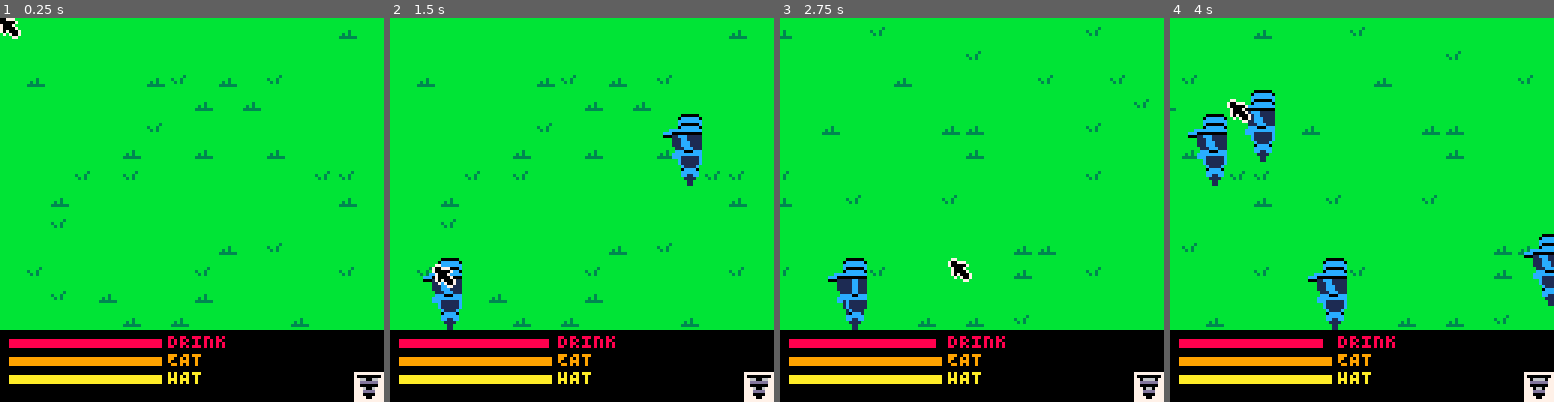
Above: before the commit, frames 1-4 (left to right).
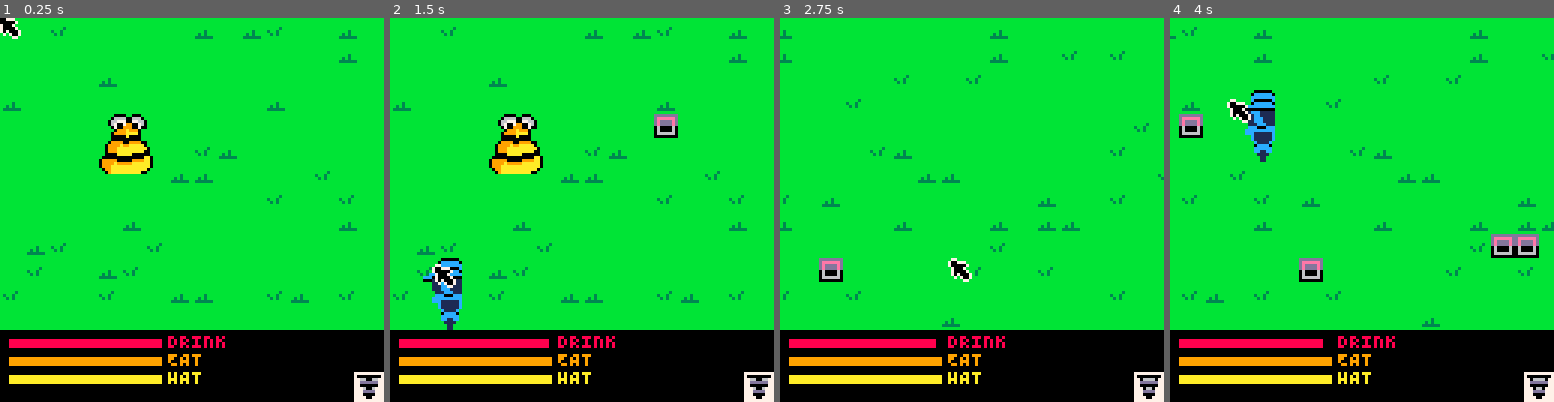
Above: after the commit, the same moments.

Repository: Kiyotoko/the-hive-must-grow
Game: PICO-8 cartridge game.p8
Two runs of this game, one before a commit and one after it. Both use one fixed random seed, a clock stepped at 60 frames per second and the inputs below.
Inputs (mouse positions are in pixels of both pictures, inside the frame that each line leads up to):
- Up to frame 1 (0.25 s): no input
- Up to frame 2 (1.5 s): tap X (X key) at 0.33, 1.07 s; click (670, 121) at 0.67 s; tap O (Z key) at 0.7 s; click (436, 267) at 1.22 s
- Up to frame 3 (2.75 s): hold Right 1.6-2.1 s; tap O (Z key) at 1.7, 2.1, 2.5 s; click (887, 114) at 1.77 s; tap X (X key) at 1.85 s; hold Up 2.15-2.42 s; click (952, 259) at 2.32 s; hold Right from 2.47 s (still down)
- Up to frame 4 (4 s): click (1404, 106) at 2.87 s; tap O (Z key) at 2.9, 3.3, 3.7 s; tap X (X key) at 2.97 s; release Right at 3.03 s; hold Left 3.08-3.58 s; click (1465, 256) at 3.42 s; hold Down 3.63-3.97 s; click (1231, 102) at 3.97 s

The runs differ from the first frame. In frame 1, 3.8% of the frame differs, in the area x 0-93%, y 2-81%; in frame 2, 5.2%; in frame 3, 3.6%; in frame 4, 6.5%, in the area x 0-100%, y 2-82%.

Commit message:
Fix processor

Diff:
--- a/buildings.lua
+++ b/buildings.lua
@@ -73,7 +73,7 @@
             Overlay:set_building(created.pos.x + x, created.pos.y + y, Dummy)
         end
     end
-    Overlay:set_building(created.pos.x, created.pos.y, created)
+    Overlay:set_building(created.pos.x-1, created.pos.y-1, created)
     return created
 end
 
@@ -89,12 +89,12 @@
   },
 }
 Processor.__index = Processor
-Processor.icon.frames:add_all{0, 16}
+Processor.icon.frames:add_all{17, 17}
 
 function Processor.new(vec)
     local created = Building.new(vec)
     setmetatable(created, Processor)
-    Overlay:set_building(created.pos.x, created.pos.y)
+    Overlay:set_building(created.pos.x, created.pos.y, created)
     return created
 end
 
@@ -104,7 +104,7 @@
 
 ---Build options is the list of all possible classes that extend from building that the user can build.
 BuildOptions = List.new()
-BuildOptions:add_all{Drill, Processor, Processor}
+BuildOptions:add_all{Drill, Processor}
 
 SelectedOption = Cycle.new{
     max=BuildOptions:len()
--- a/main.lua
+++ b/main.lua
@@ -22,11 +22,11 @@
     -- if btn(3) then cam.y = cam.y - 1 end
     if SwitchCooldown.val == 0 then
         if btn(4) then
-            SwitchCooldown:inc()
+            SelectedOption:inc()
             SwitchCooldown.val = 1
         end
         if btn(5) then
-            SwitchCooldown:dec()
+            SelectedOption:dec()
             SwitchCooldown.val = 1
         end
     else
@@ -75,9 +75,10 @@
     cls()
 
     -- calculate field of view
-    local fov = Rect.new{ x=Pixel2Tile(Cam.x), w=16, h=13 }
+    local fov = Rect.new{ x=Pixel2Tile(Cam.x)-1, w=18, h=12 }
     Underlay:draw(fov)
     Overlay:draw(fov)
+    Queen:draw()
 
     UI:draw()
     -- draw mouse cursor
--- a/map.lua
+++ b/map.lua
@@ -69,9 +69,10 @@
 Overlay = {}
 
 ---The dummy value is used to block other fields where the player should not be able to build.
-Dummy = Building
+Dummy = { draw = function () end }
 
 function Overlay:set_building(x, y, b)
+    assert(b ~= nil)
     if self[x] == nil then
         self[x] = { [y]=b }
     else
--- a/ui.lua
+++ b/ui.lua
@@ -1,9 +1,9 @@
 UI = {
-  height = 3,      -- tiles
-  padding = 3,     -- px
+  height = 3*8,
+  padding = 3,
   timer = {
-    width = 50,    -- px
-    height = 2,    -- px
+    width = 50,
+    height = 2,
     colors = { 8, 9, 10 }
   }
 }
@@ -13,15 +13,15 @@
 
 function UI:draw()
   -- black background
-  rectfill(Cam.x, 128 - Tile2Pixel(UI.height), Cam.x + 128, 128, 0)
+  rectfill(Cam.x, 128 - UI.height, Cam.x + 128, 128, 0)
 
   -- timers
-  local step = flr((Tile2Pixel(UI.height) - 2 * UI.padding) / #Queen.goals)
+  local step = flr((UI.height - 2 * UI.padding) / #Queen.goals)
   local counter = 0
   for i = 1, #Queen.goals do
     local pos = { -- top left corner of timer
       x = Cam.x + UI.padding,
-      y = 128 - Tile2Pixel(UI.height) + UI.padding + counter * step
+      y = 128 - UI.height + UI.padding + counter * step
     }
     -- timer label
     print(Queen.goal_names[i], pos.x + UI.timer.width + UI.padding, pos.y-2, UI.timer.colors[i] or 3)
